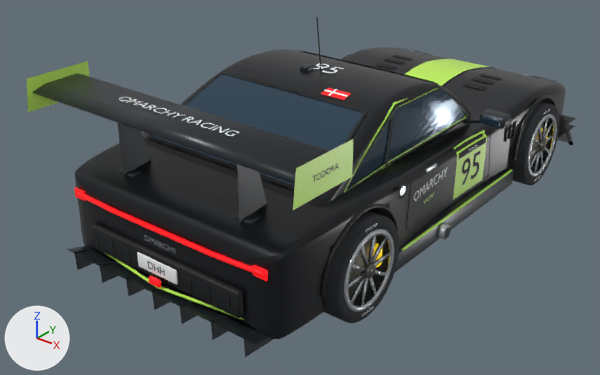
What one commit did to the glTF model assets/models/omarchy_gt_95.glb.
Rendered twice from a camera (50 mm lens) standing at (1.98, -2.9, 1.76) and looking at (-0.12, -0.27, 0.13). The axes (+X, +Y, +Z) are drawn at lower left. The lights are the same throughout. The older version comes first. Where no turn or scale is listed for an object, it has been applied to the vertices. Vertices at exactly the same position are counted once.

In view in the first picture: 'GT bodywork', 'Racing slick and rim FR', 'Racing slick and rim RR'.
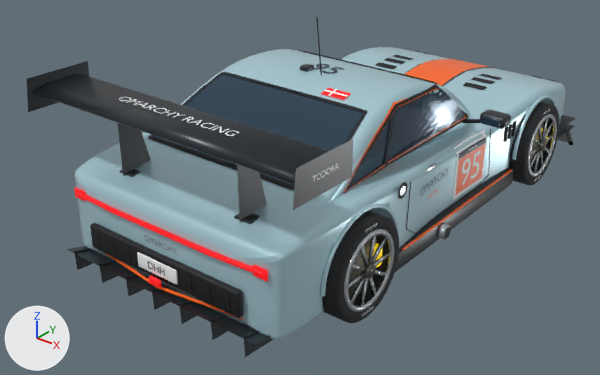
Commit message: Paint the Omarchy GT in the pale blue and orange DHH raced in

What changed in the scene script:
```text
Change mat_paint:
    mat_paint.base_color: (0.01, 0.012, 0.015) -> (0.448, 0.674, 0.75)  # black #191d21 -> cyan #b3d6e1
Add mat_livery_orange:
    mat_livery_orange = principled_material('Livery orange')
    mat_livery_orange.base_color = (1.0, 0.135, 0.008)  # orange #ff6716
    mat_livery_orange.roughness = 0.33
Add mat_livery_navy:
    mat_livery_navy = principled_material('Livery navy')
    mat_livery_navy.base_color = (0.008, 0.02, 0.055)  # dark blue #162742
    mat_livery_navy.roughness = 0.4
Change me_gt_bodywork:
    used by ob_gt_bodywork; location = (0.0, 0.0, 0.0)
    remove me_gt_bodywork.from_pydata(...)  # 33794 vertices, 60640 faces; spans x -0.64..0.64, y -1.27..1.34, z 0.04..0.95
    add me_gt_bodywork.from_pydata(...)  # 33956 vertices, 60896 faces; spans x -0.64..0.64, y -1.27..1.34, z 0.04..0.95
    me_gt_bodywork part 1: 36 vertices moved within x 0.51..0.53, y -0.33..0.11, z 0.27..0.35; 80 vertices removed from x 0.51..0.53, y -0.34..-0.12, z 0.26..0.35; 196 vertices added at x 0.51..0.53, y -0.34..0.23, z 0.18..0.35
    me_gt_bodywork part 2: 4 faces spanning x -0.64..0.64, y -1.25..-0.96, z 0.66..0.79 switch from mat_accent_lime (green #c4f55c) to mat_carbon_aero (dark grey #242b30)
    me_gt_bodywork part 3: 226 faces spanning x -0.51..0.51, y -0.01..0.24, z 0.16..0.4 switch from mat_accent_lime (green #c4f55c) to mat_lettering_white (white #f5f8f9)
    me_gt_bodywork part 4: 4288 faces spanning x -0.56..0.56, y -1.25..1.29, z 0.13..0.68 switch from mat_accent_lime (green #c4f55c) to mat_livery_orange (orange #ff6716)
    me_gt_bodywork part 5: 480 faces spanning x -0.64..0.64, y -1.17..1.2, z 0.21..0.73 switch from mat_recess_black (black #0d1216) to mat_lettering_white (white #f5f8f9)
    me_gt_bodywork part 6: 370 faces spanning x -0.51..0.51, y 0.0..1.22, z 0.3..0.47 switch from mat_recess_black (black #0d1216) to mat_livery_navy (dark blue #162742)
    me_gt_bodywork part 7: 292 faces spanning x -0.53..0.52, y -0.33..0.42, z 0.1..0.71 switch from mat_lettering_white (white #f5f8f9) to mat_livery_navy (dark blue #162742)
    other edits to the shape of me_gt_bodywork do not show in these pictures
```

Pixel boxes [x1, y1, x2, y2] of what changed, in the pictures (600 x 375 px; the box of a moved part takes in the faces that stretch with it):
'GT bodywork', recoloured, reshaped (black to cyan): [27, 17, 576, 357] in both
part 1 of me_gt_bodywork, moved or reshaped: before [420, 151, 475, 196]; after [420, 142, 491, 199]
part 2 of me_gt_bodywork, recoloured: [27, 61, 353, 210] in both
part 3 of me_gt_bodywork, recoloured (green to white): [453, 130, 487, 200] in both
part 4 of me_gt_bodywork, recoloured: [103, 50, 512, 320] in both
part 5 of me_gt_bodywork, recoloured: [313, 151, 480, 185] in both
part 6 of me_gt_bodywork, recoloured: [404, 60, 487, 158] in both
part 7 of me_gt_bodywork, recoloured: before [313, 64, 436, 184]; after [313, 64, 344, 73]
